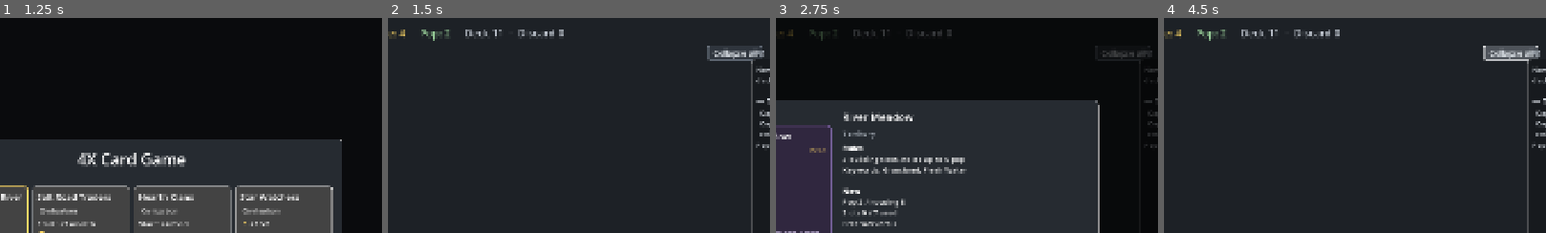
Above: before the commit, frames 1-4 (left to right).
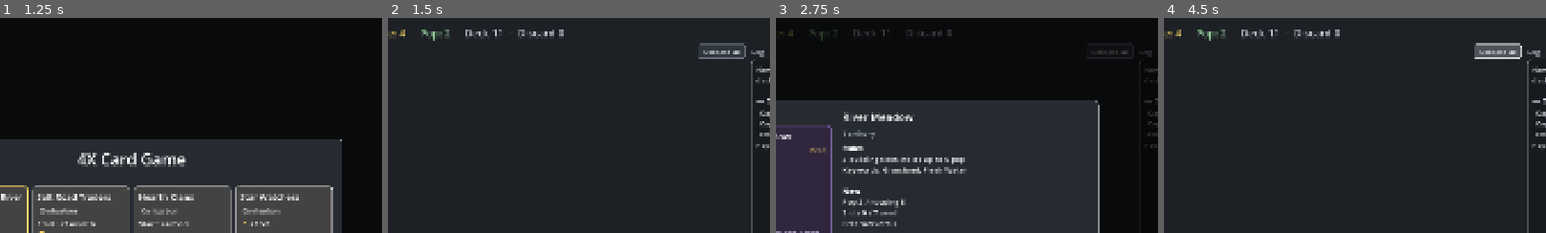
Above: after the commit, the same moments.

Repository: r888888888/4x-card-game
Game: Godot game, scene res://ui/main.tscn
Same seed, same stepped clock (60 frames per second), same inputs: the game is played once before the commit and once after it.
Inputs (mouse positions are % of the whole screen's width and height, from its top left):
- Up to frame 1 (1.25 s): click (51, 63) at 0.52 s; type "12" at 0.6 s
- Up to frame 2 (1.5 s): click "New game" at 1.25 s
- Up to frame 3 (2.75 s): tap Enter (ui_accept) at 2 s; drag from (8, 23) to (60, 28) at 2.02 s
- Up to frame 4 (4.5 s): drag from (21, 23) to (45, 70) at 2.77 s; click "Collapse all" at 3.5 s; click "Expand all" at 4.25 s
The pictures show only the part of the screen within x 33-83%, y 0-50%; the shares and areas given below are measured in that part.

Frame 1 is identical in both runs. In frame 2, 0.7% of the frame differs, in the area x 81-98%, y 11-20%; in frame 3, 0.2%; in frame 4, 1.0%.

Commit message:
087: Collapse all button pinned to the Realm heading's right end
Co-Authored-By: Claude Opus 5.5 <noreply@anthropic.com>

Diff:
--- a/ui/main.gd
+++ b/ui/main.gd
@@ -518,7 +518,13 @@
 	# Collapse all / Expand all (087), at the right end of the Realm heading so it takes no extra row.
 	_collapse_all = UIKit.button("Collapse all", func(): tableau.set_all_collapsed(not tableau.all_collapsed()))
 	_collapse_all.tooltip_text = "Show each territory as its territory card and a summary of what's built on it."
-	_collapse_all.set_anchors_and_offsets_preset(Control.PRESET_CENTER_RIGHT, Control.PRESET_MODE_MINSIZE)
+	_collapse_all.add_theme_font_size_override("font_size", 17)
+	_collapse_all.anchor_left = 1.0  # pinned to the heading's right end, growing left
+	_collapse_all.anchor_right = 1.0
+	_collapse_all.grow_horizontal = Control.GROW_DIRECTION_BEGIN
+	_collapse_all.grow_vertical = Control.GROW_DIRECTION_BOTH
+	_collapse_all.anchor_top = 0.5
+	_collapse_all.anchor_bottom = 0.5
 	realm_section.get_child(0).add_child(_collapse_all)
 	_row_sections.frontier = UIKit.card_row_section(_play_area, "Frontier",
 		"Territories discovered, not yet settled. Play a city card on one to settle it.")
